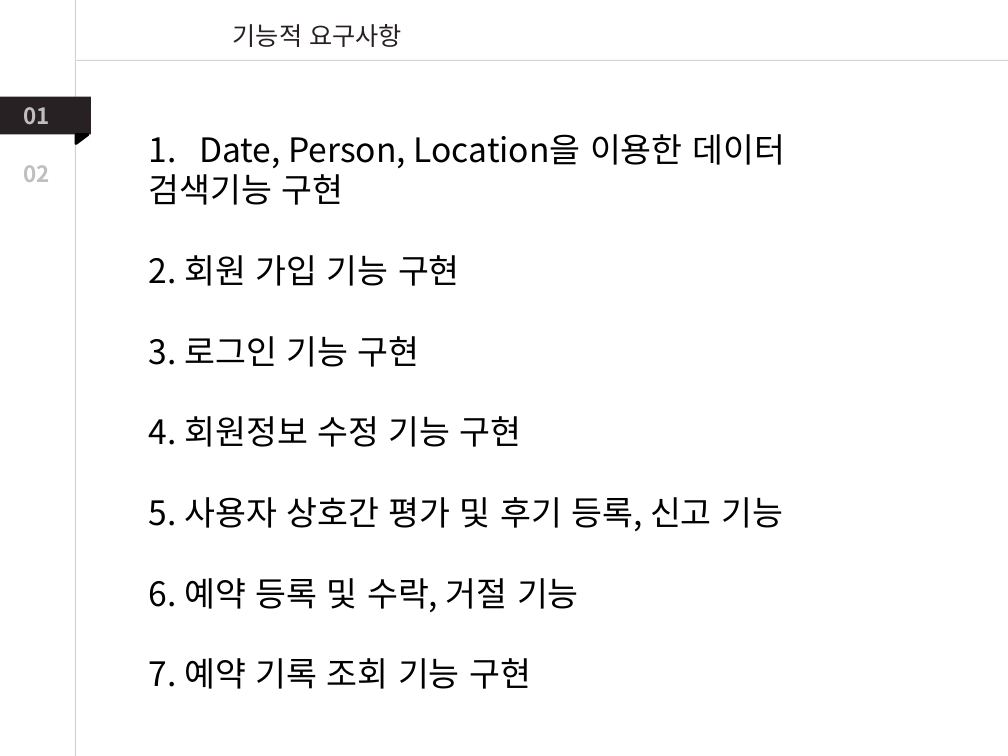
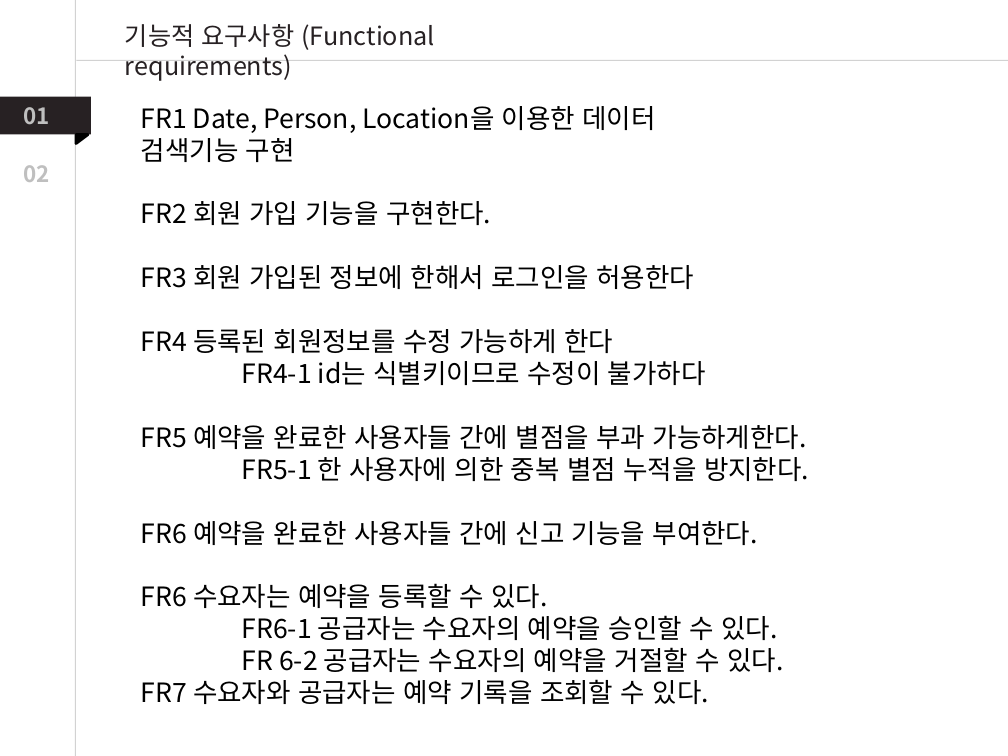
Before and after one commit to DaeunYoon/6team, a slide deck: slide 10 of 6조 발표자료.pptx. Drawn at 1008x756 pixels with LibreOffice and Linux fonts; fonts in the diff are those of the drawing. Boxes give left, top, right and bottom in pixels: in the first picture for what was removed or moved away, otherwise in the second. Text is boxed around its words. In the diff, an @@ line names an element or a change of style, - is before the commit and + after.

```diff
--- a/6조 발표자료.pptx
+++ b/6조 발표자료.pptx
@@ text at (125,24,435,81): text changed @@
-기능적 요구사항
+기능적 요구사항 (Functional requirements)
@@ text "FR1 Date, Person, Location을 이용한 ...": place and size @@
-text "FR1 Date, Person, Location을 이용한 ..." at (149,134,785,689)
+text "FR1 Date, Person, Location을 이용한 ..." at (141,106,809,704)
@@ text at (141,106,656,133): text changed; size 24 to 19 pt @@
-1. Date, Person, Location을 이용한 데이터
+FR1 Date, Person, Location을 이용한 데이터
@@ text at (141,132,295,162): size 24 to 19 pt in "검색기능 구현" @@
@@ text at (141,201,809,704): text changed; size 24 to 19 pt @@
-2. 회원 가입 기능 구현
-3. 로그인 기능 구현
-4. 회원정보 수정 기능 구현
-5. 사용자 상호간 평가 및 후기 등록, 신고 기능
-6. 예약 등록 및 수락, 거절 기능
-7. 예약 기록 조회 기능 구현
+FR2 회원 가입 기능을 구현한다.
+FR3 회원 가입된 정보에 한해서 로그인을 허용한다
+FR4 등록된 회원정보를 수정 가능하게 한다
+FR4-1 id는 식별키이므로 수정이 불가하다
+FR5 예약을 완료한 사용자들 간에 별점을 부과 가능하게한다.
+FR5-1 한 사용자에 의한 중복 별점 누적을 방지한다.
+FR6 예약을 완료한 사용자들 간에 신고 기능을 부여한다.
+FR6 수요자는 예약을 등록할 수 있다.
+FR6-1 공급자는 수요자의 예약을 승인할 수 있다.
+FR 6-2 공급자는 수요자의 예약을 거절할 수 있다.
+FR7 수요자와 공급자는 예약 기록을 조회할 수 있다.
```
Also in this commit, not shown: 2 other slides changed, 3 slides added.
